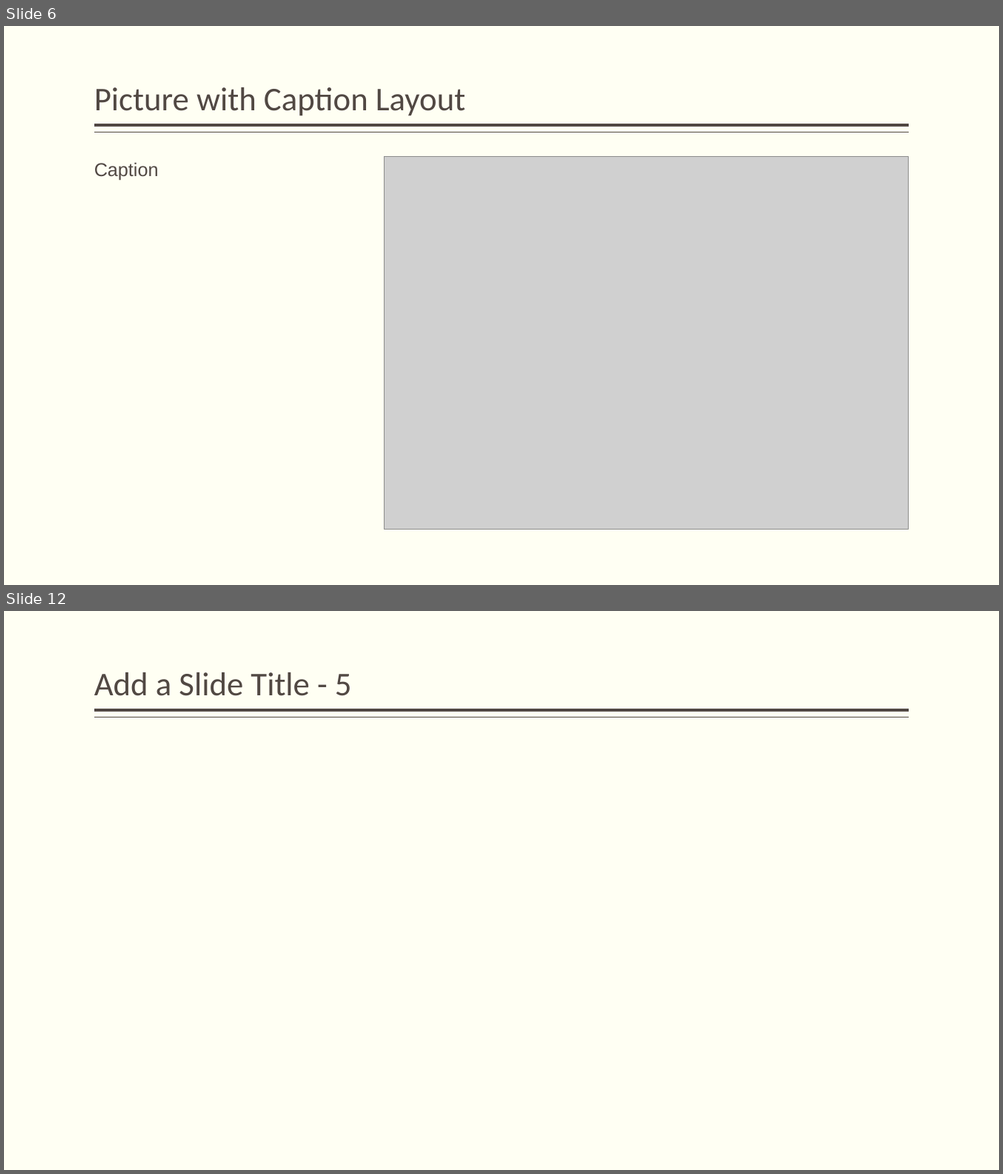
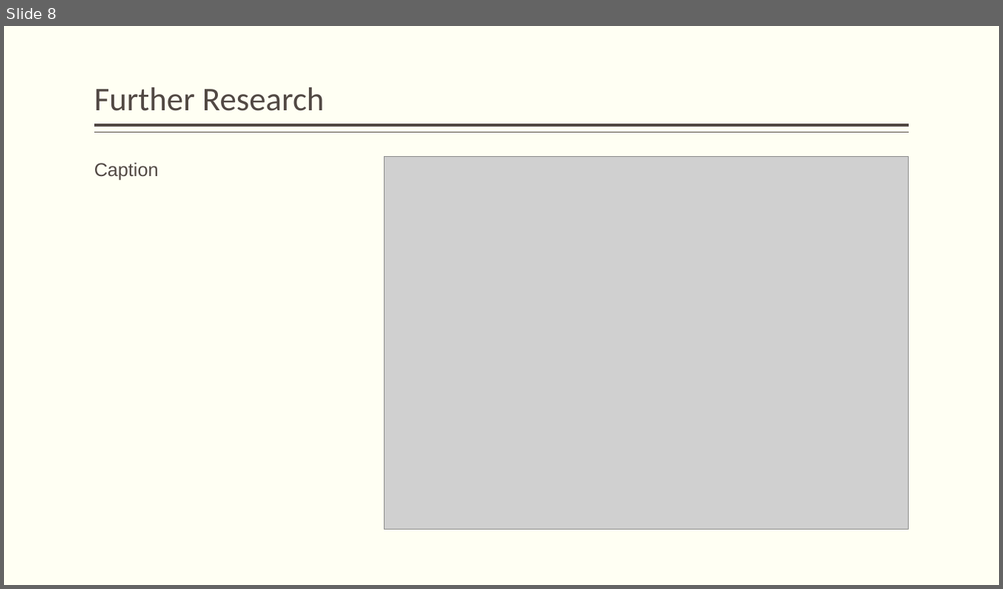
Before and after one commit to JackDaedalus/Sci-Research, a slide deck: PPT/My Topic CC Fraud cf v1-0 120222.pptx. Shown one above the other, each under a label of ours: slides 6 and 12 before the commit, slide 8 after it; the slides between them are not shown. The pictures are 1003x1174 and 1003x589 pixels, drawn with LibreOffice and Linux fonts; fonts in the diff are those of the drawing; grey boxes stand for pictures. Boxes give left, top, right and bottom in pixels: in the first picture for what was removed or moved away, otherwise in the second. Text is boxed around its words. In the diff, an @@ line names an element or a change of style, - is before the commit and + after.

```diff
--- a/PPT/My Topic CC Fraud cf v1-0 120222.pptx
+++ b/PPT/My Topic CC Fraud cf v1-0 120222.pptx
@@ slide 12 removed at (4, 611, 999, 1170), background #FFFFF3; not listed: 2 template elements that a slide beside it also shows @@
@@ title removed at (94, 672, 352, 696) @@
-Add a Slide Title - 5
@@ what was slide 6 is now slide 8 @@
@@ slide 8 changed as well @@
@@ title at (94, 87, 324, 111): text changed @@
-Picture with Caption Layout
+Further Research
```
Also in this commit, not shown: 3 other slides changed, 5 slides added, 7 other slides removed, 1 other file.
